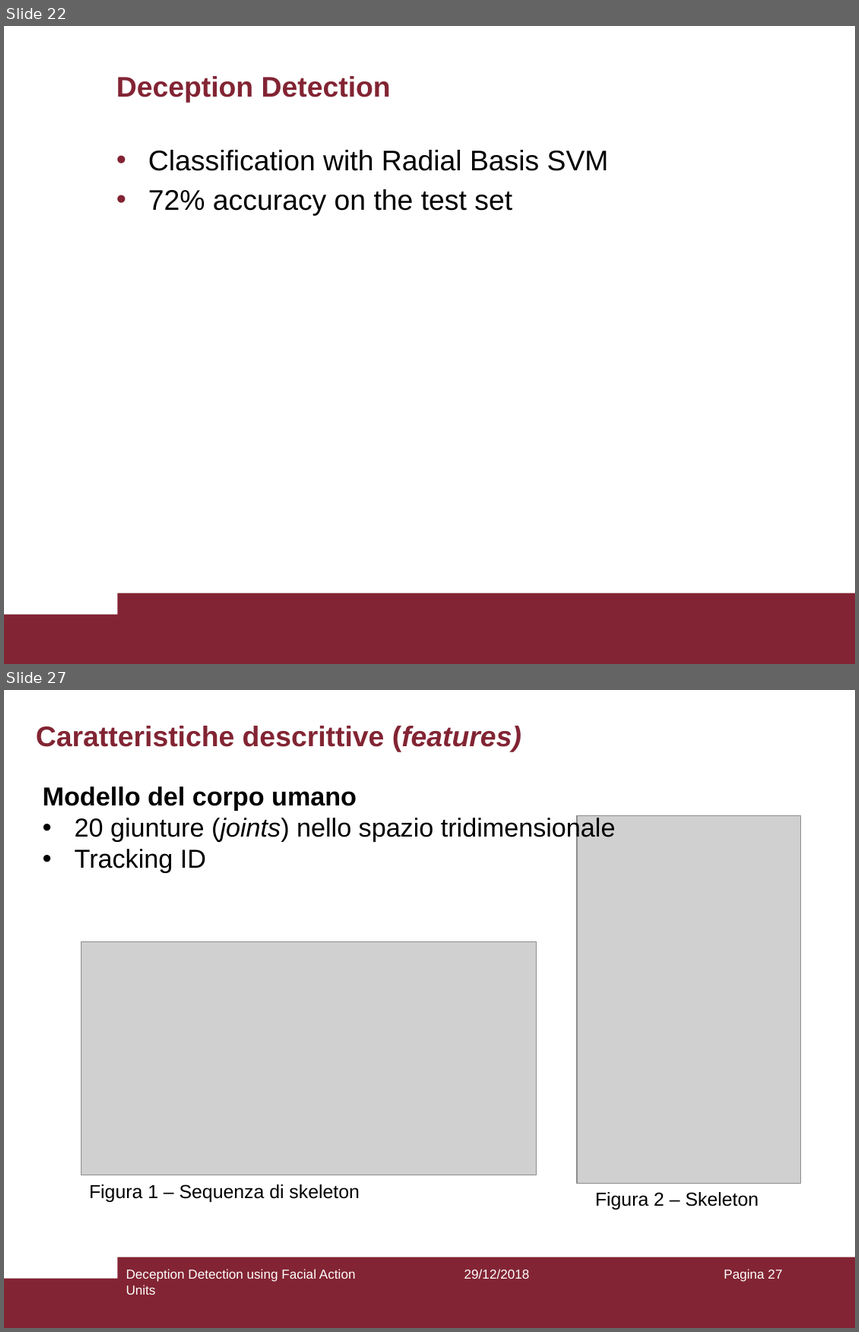
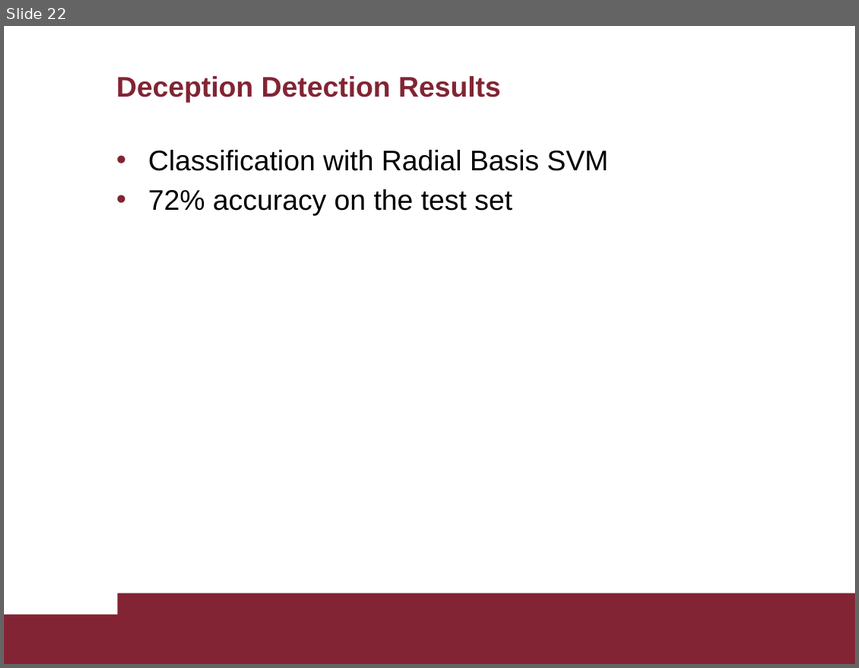
Before and after one commit to AscaL/thesis, a slide deck: Tesi Emanuele Orfanelli 1383726.pptx. Shown one above the other, each under a label of ours: slides 22 and 27 before the commit, slide 22 after it; the slides between them are not shown. The pictures are 859x1332 and 859x668 pixels, drawn with LibreOffice and Linux fonts; fonts in the diff are those of the drawing; grey boxes stand for pictures. Boxes give left, top, right and bottom in pixels: in the first picture for what was removed or moved away, otherwise in the second. Text is boxed around its words. In the diff, an @@ line names an element or a change of style, - is before the commit and + after.

```diff
--- a/Tesi Emanuele Orfanelli 1383726.pptx
+++ b/Tesi Emanuele Orfanelli 1383726.pptx
@@ slide 27 removed at (x1=4, y1=690, x2=855, y2=1328), background #FFFFFF; not listed: 2 template elements that a slide beside it also shows @@
@@ title removed at (x1=36, y1=726, x2=522, y2=752) @@
-Caratteristiche descrittive (features)
@@ text removed at (x1=43, y1=787, x2=616, y2=873) @@
-Modello del corpo umano
-• 20 giunture (joints) nello spazio tridimensionale
-• Tracking ID
@@ picture removed at (x1=577, y1=815, x2=800, y2=1182) @@
@@ picture removed at (x1=81, y1=942, x2=536, y2=1175) @@
@@ text removed at (x1=89, y1=1185, x2=359, y2=1202) @@
-Figura 1 – Sequenza di skeleton
@@ text removed at (x1=595, y1=1192, x2=759, y2=1210) @@
-Figura 2 – Skeleton
@@ text removed at (x1=126, y1=1269, x2=356, y2=1295) @@
-Deception Detection using Facial Action Units
@@ text removed at (x1=465, y1=1269, x2=530, y2=1279) @@
-29/12/2018
@@ page number removed at (x1=724, y1=1269, x2=782, y2=1282) @@
-Pagina 27
@@ slide 22 changed as well @@
@@ title at (x1=116, y1=76, x2=501, y2=102): text changed @@
-Deception Detection
+Deception Detection Results
```
Also in this commit, not shown: 22 other slides changed, 1 slide added, 13 other slides removed, 3 other files.
